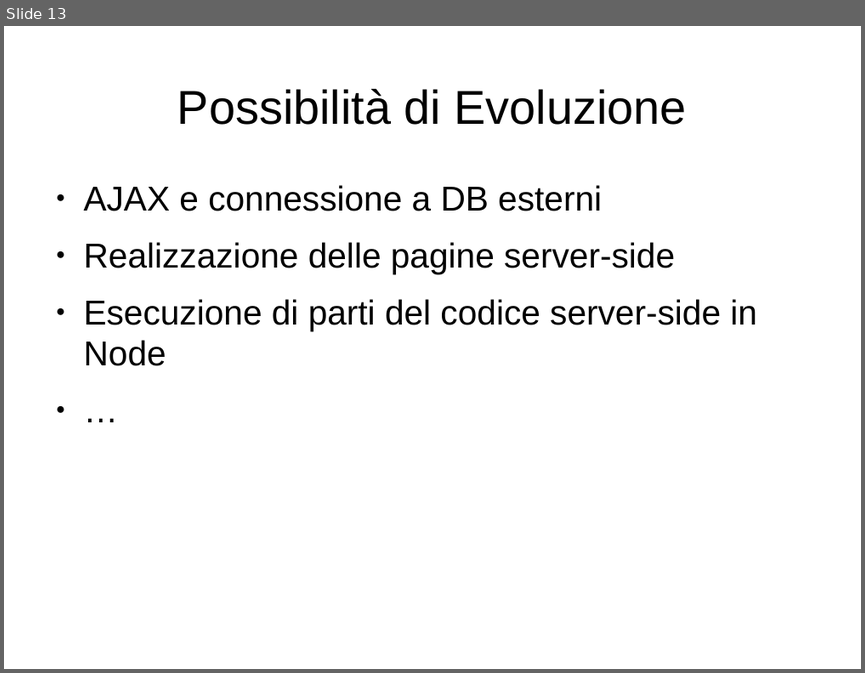
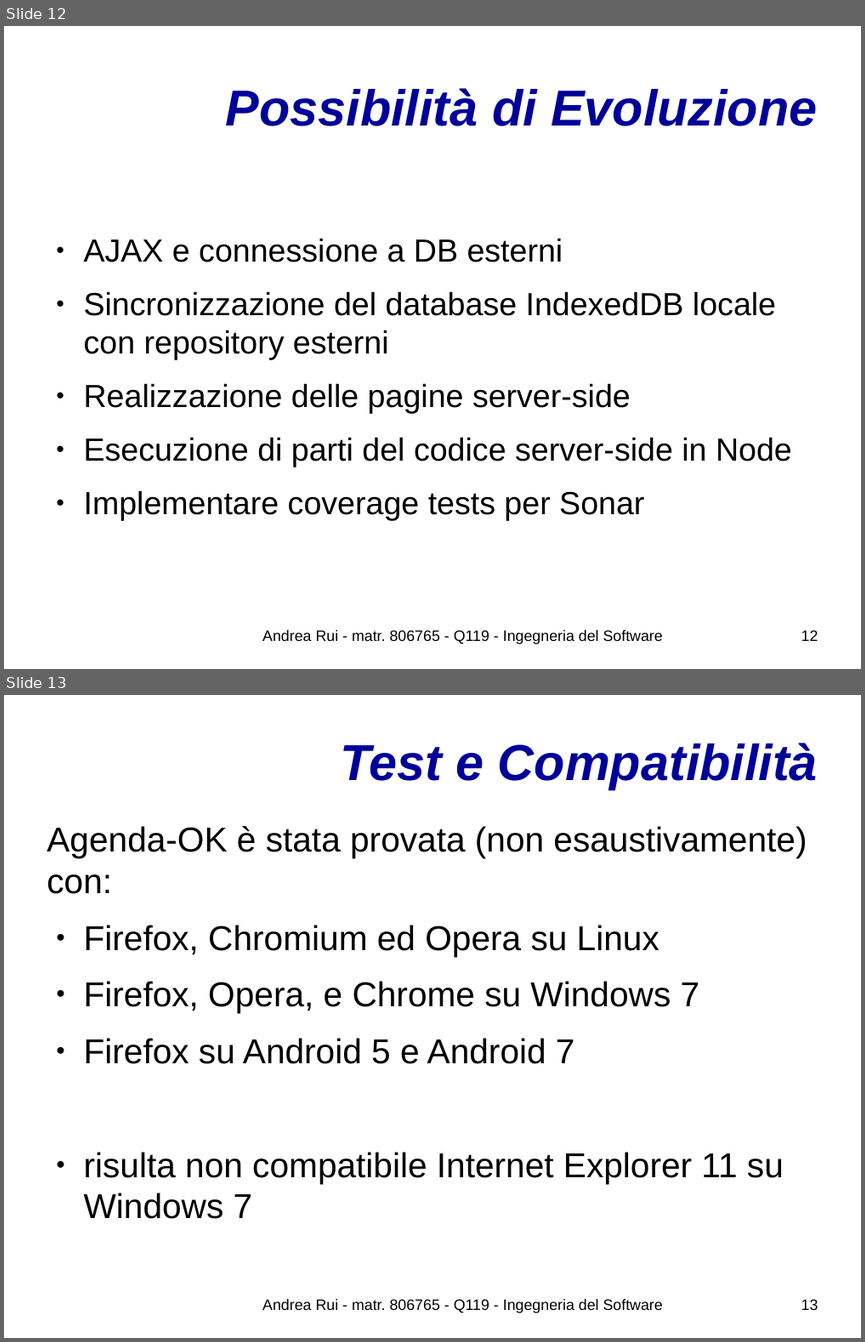
Before and after one commit to UnimibSoftEngCourse1718/progetto-agenda-2-Andy-UNIMIB, a slide deck: doc/Presentazione del Progetto.odp. Shown one above the other, each under a label of ours: slide 13 before the commit, slides 12 and 13 after it. The pictures are 865x673 and 865x1342 pixels, drawn with LibreOffice and Linux fonts; fonts in the diff are those of the drawing; background and template pictures are left out. Boxes give left, top, right and bottom in pixels: in the first picture for what was removed or moved away, otherwise in the second. Text is boxed around its words. In the diff, an @@ line names an element or a change of style, - is before the commit and + after.

```diff
--- a/doc/Presentazione del Progetto.odp
+++ b/doc/Presentazione del Progetto.odp
@@ slide 13 added at (x1=4, y1=695, x2=861, y2=1338), background #FFFFFF @@
@@ title added at (x1=340, y1=743, x2=817, y2=789), 46.8 pt, text #000099, bold, italic @@
+Test e Compatibilità
@@ text added at (x1=46, y1=826, x2=806, y2=1219), 32 pt, text #000000 @@
+Agenda-OK è stata provata (non esaustivamente) con:
+● Firefox, Chromium ed Opera su Linux
+● Firefox, Opera, e Chrome su Windows 7
+● Firefox su Android 5 e Android 7
+● risulta non compatibile Internet Explorer 11 su Windows 7
@@ text added at (x1=262, y1=1299, x2=663, y2=1313), 14 pt, text #000000 @@
+Andrea Rui - matr. 806765 - Q119 - Ingegneria del Software
@@ page number added at (x1=801, y1=1299, x2=818, y2=1310), 14 pt, text #000000 @@
+13
@@ what was slide 13 is now slide 12 @@
@@ slide 12 changed as well @@
@@ title "Possibilità di Evoluzione" at (x1=226, y1=88, x2=817, y2=126): size 44 to 46.8 pt, text colour #000000 to #000099, bold on, italic on; alignment centre to right @@
@@ text at (x1=84, y1=238, x2=792, y2=467): size 32 to 29.6 pt in "AJAX e connessione a DB esterni", "Realizzazione delle pagine server-side", "Esecuzione di parti del codice server-side in ..." @@
@@ text at (x1=84, y1=291, x2=776, y2=360): paragraph added @@
+● Sincronizzazione del database IndexedDB locale con repository esterni
@@ text at (x1=84, y1=490, x2=644, y2=521): text changed; size 32 to 29.6 pt @@
-● …
+● Implementare coverage tests per Sonar
@@ text added at (x1=262, y1=630, x2=663, y2=644), 14 pt, text #000000 @@
+Andrea Rui - matr. 806765 - Q119 - Ingegneria del Software
@@ page number added at (x1=801, y1=630, x2=818, y2=641), 14 pt, text #000000 @@
+12
```
Also in this commit, not shown: 5 other slides changed, 15 other slides added, 8 slides removed, 6 other files.
